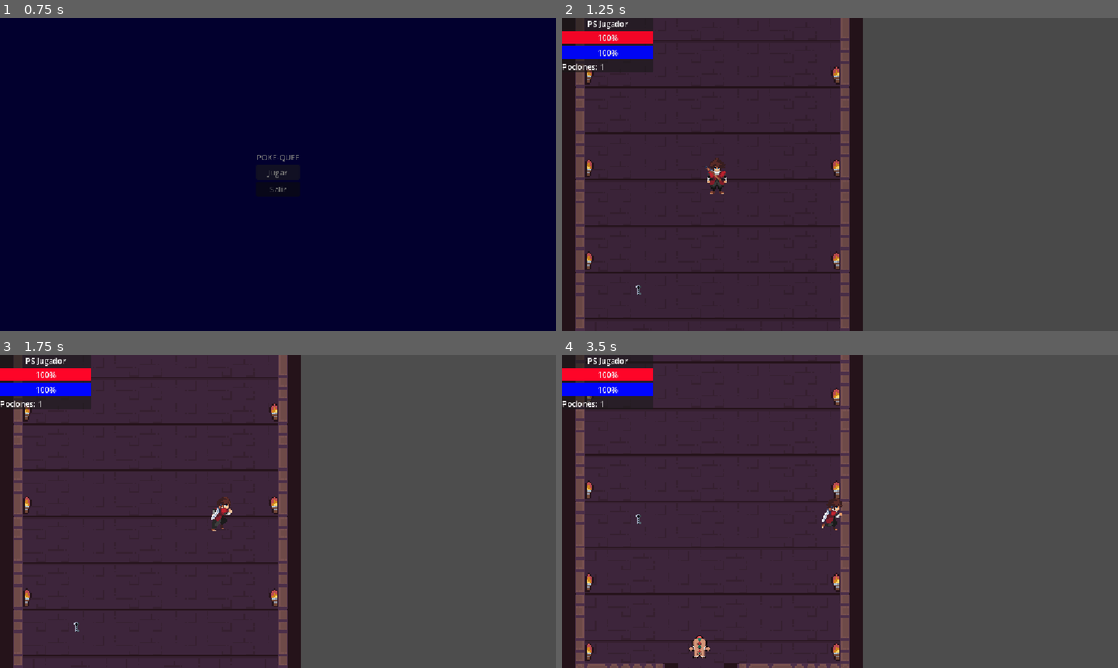
Above: before the commit, frames 1-4 (two rows, left to right).
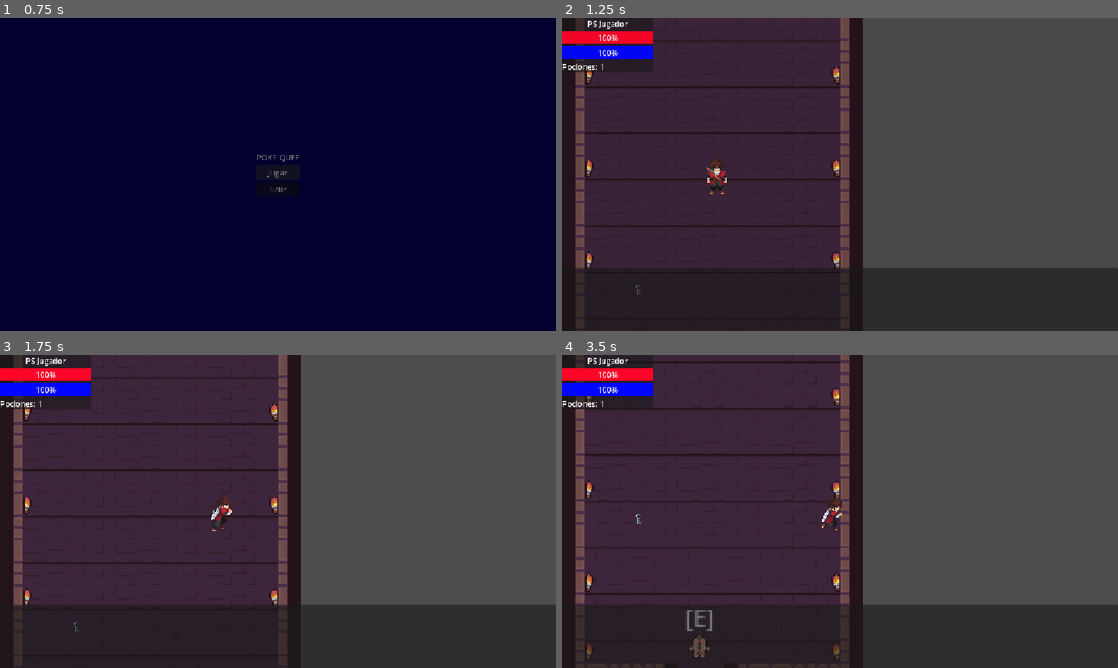
Above: after the commit, the same moments.

Repository: deffeu1/poke-que
Game: Godot game, scene res://escenas/MainMenu.tscn
Two runs of this game, one before a commit and one after it. Both use one fixed random seed, a clock stepped at 60 frames per second and the inputs below.
Inputs:
- Up to frame 1 (0.75 s): click "Jugar" at 0.5 s
- Up to frame 2 (1.25 s): no input
- Up to frame 3 (1.75 s): hold Right (ui_right) from 1.28 s (still down); tap E (interactuar) at 1.35 s
- Up to frame 4 (3.5 s): release Right (ui_right) at 2.03 s; hold Down (ui_down) 2.03-2.78 s; tap E (interactuar) at 2.1, 2.85 s; hold Right (ui_right) from 2.78 s (still down)

Frame 1 is identical in both runs. In frame 2, 10% of the frame differs, in the area x 2-100%, y 79-100%; in frame 3, 10%; in frame 4, 11%.

Commit message:
cambio de tipo

Diff:
--- a/poke-quee/escenas/npc_guardian.tscn
+++ b/poke-quee/escenas/npc_guardian.tscn
@@ -45,7 +45,7 @@
 [sub_resource type="CircleShape2D" id="CircleShape2D_apju4"]
 radius = 29.017237
 
-[node name="NpcGuardian" type="StaticBody2D" unique_id=236537830]
+[node name="NpcGuardian" type="CharacterBody2D" unique_id=1142734224]
 script = ExtResource("1_o7xb4")
 desplazamiento_al_abrir = Vector2(50, 0)
 
@@ -53,7 +53,7 @@
 scale = Vector2(0.50390625, 0.42578128)
 sprite_frames = SubResource("SpriteFrames_tpkfi")
 animation = &"idle"
-frame_progress = 0.22288868
+frame_progress = 0.9379573
 
 [node name="CollisionShape2D" type="CollisionShape2D" parent="." unique_id=956239002]
 position = Vector2(0, 4)
